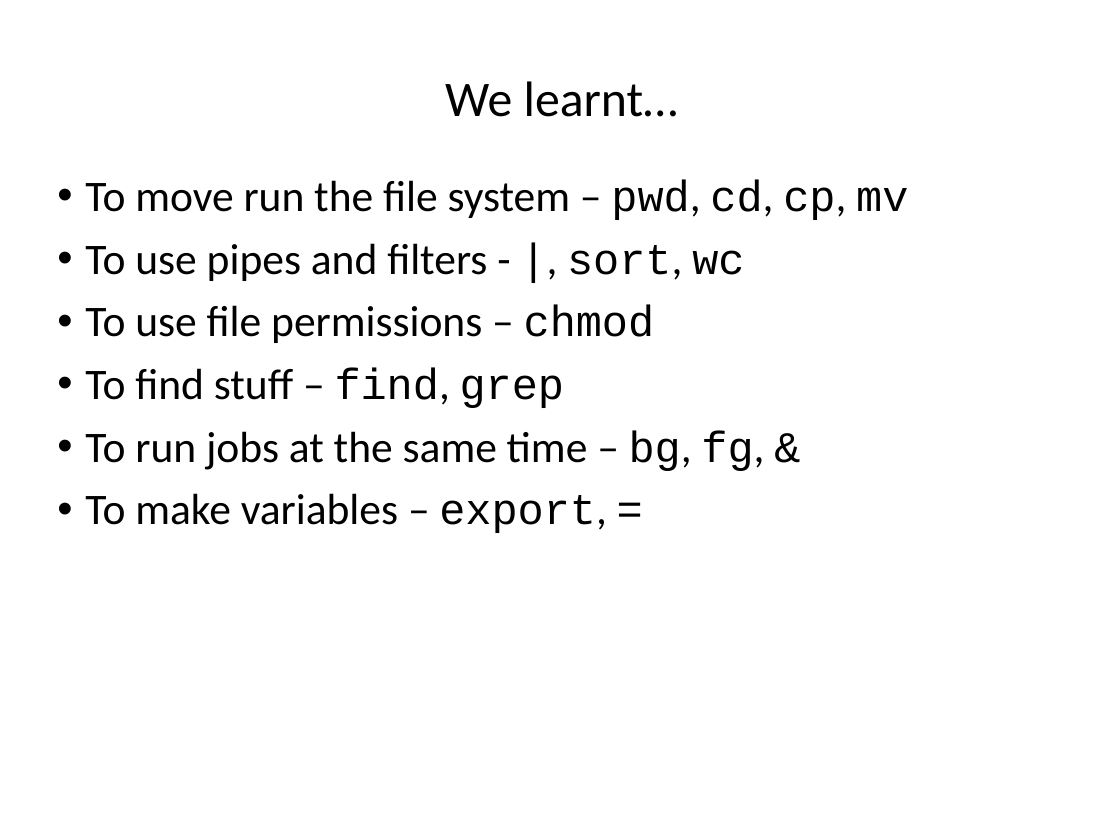
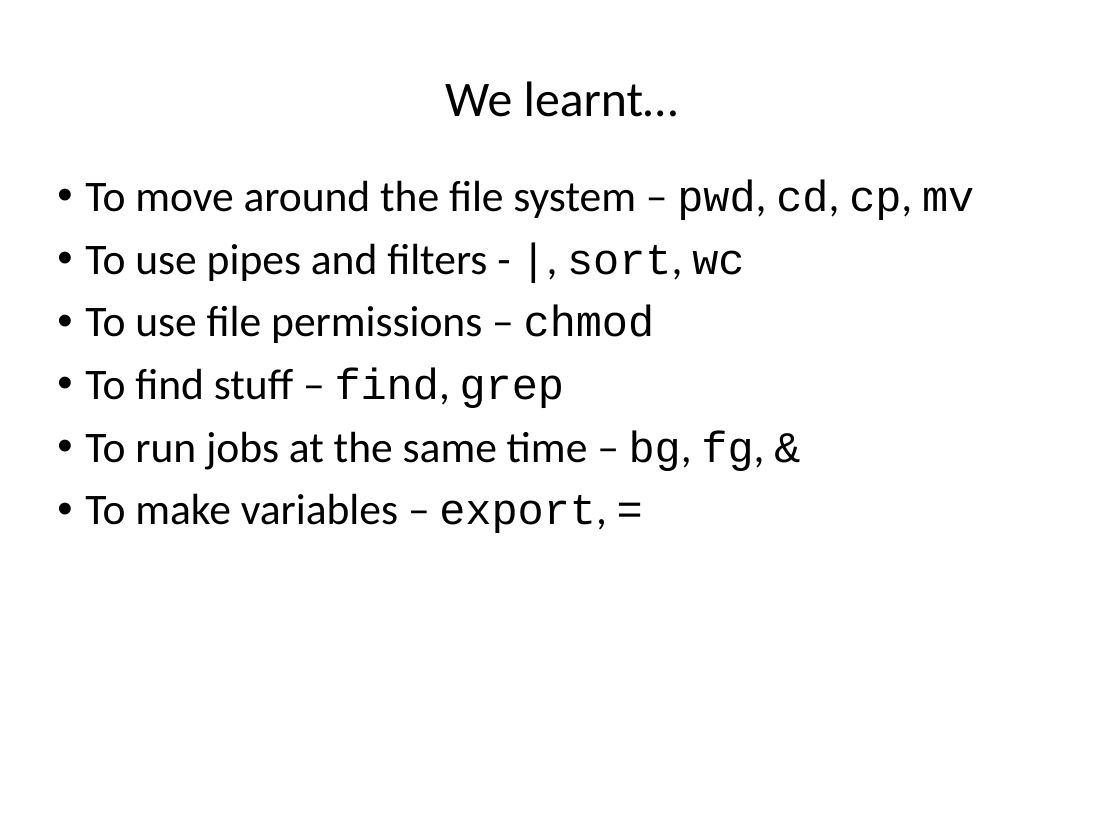
Before and after one commit to ncasuk/ncas-isc, a slide deck: slide 2 of shell/presentations/08_wake_up.pptx. Drawn at 1120x840 pixels with LibreOffice and Linux fonts; fonts in the diff are those of the drawing; background and template pictures are left out. Boxes give left, top, right and bottom in pixels: in the first picture for what was removed or moved away, otherwise in the second. Text is boxed around its words. In the diff, an @@ line names an element or a change of style, - is before the commit and + after.

```diff
--- a/shell/presentations/08_wake_up.pptx
+++ b/shell/presentations/08_wake_up.pptx
@@ text at [85,179,974,220]: text changed @@
-• To move run the file system – pwd, cd, cp, mv
+• To move around the file system – pwd, cd, cp, mv
```
Also in this commit, not shown: 5 other files.
